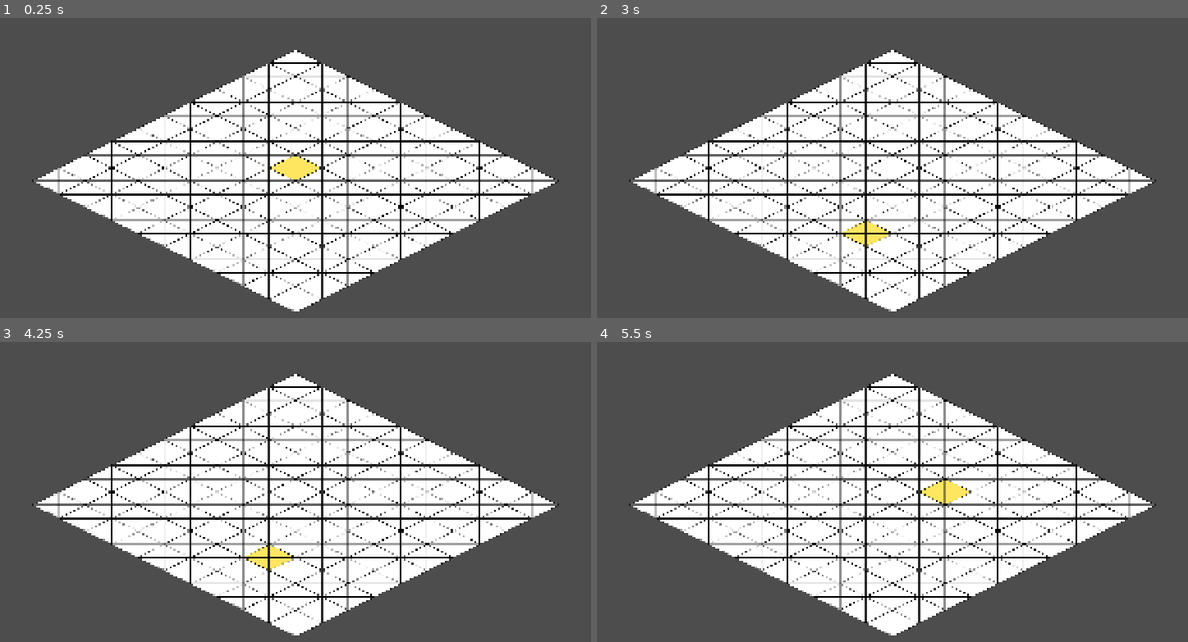
Above: before the commit, frames 1-4 (two rows, left to right).
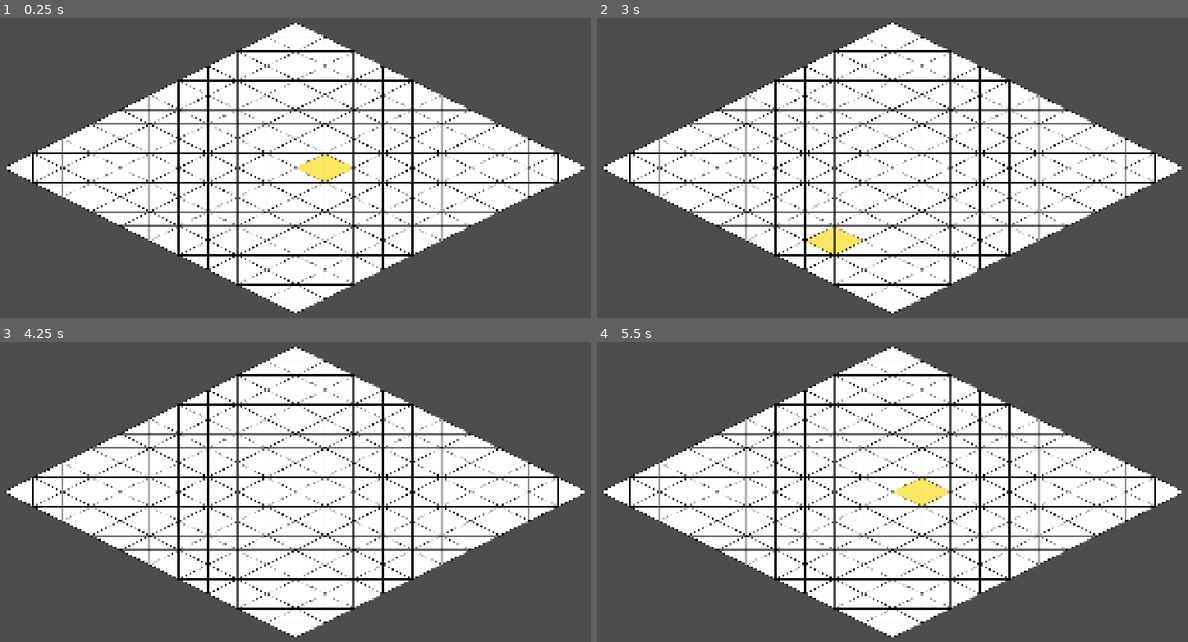
Above: after the commit, the same moments.

Repository: Nick-labs/TGS
Game: Godot game, scene res://scenes/map/Battle.tscn
The game is run twice, just before and just after one commit, with the same random seed, the same clock (stepped at 60 frames per second) and the same inputs.
Inputs (mouse positions are in pixels of both pictures, inside the frame that each line leads up to):
- Up to frame 1 (0.25 s): no input
- Up to frame 2 (3 s): tap Enter at 0.5, 2 s; move the mouse to (1034, 150) at 0.52 s; tap Space at 1.25, 2.75 s; move the mouse to (762, 186) at 1.27 s; move the mouse to (957, 87) at 2.02 s; move the mouse to (857, 243) at 2.77 s
- Up to frame 3 (4.25 s): tap Enter at 3.5 s; move the mouse to (490, 546) at 3.52 s
- Up to frame 4 (5.5 s): tap Space at 4.25 s; move the mouse to (697, 438) at 4.27 s; move the mouse to (927, 492) at 5.02 s

The runs differ from the first frame. In frame 1, 24% of the frame differs, in the area x 1-99%, y 1-99%; in frame 2, 24%; in frame 3, 23%; in frame 4, 23%.

Commit message:
improve tile selection

Diff:
--- a/scripts/map/Grid.gd
+++ b/scripts/map/Grid.gd
@@ -54,9 +54,31 @@
 
 	return result
 
-func highlight_cell(cell: Vector2i):
+func hide_highlight():
+	$HighlightTile.visible = false
+
+func show_highlight(cell: Vector2i):
 	var tile := get_tile(cell)
 	if tile == null:
 		return
 
-	$HighlightTile.global_position = tile.global_position
+	$HighlightTile.visible = true
+	$HighlightTile.position = tile.position
+
+func get_bounds() -> Rect2:
+	if tiles.is_empty():
+		return Rect2()
+
+	var min_pos: Vector2 = Vector2(INF, INF)
+	var max_pos: Vector2 = Vector2(-INF, -INF)
+
+	for tile in tiles.values():
+		var pos: Vector2 = tile.position
+
+		min_pos.x = min(min_pos.x, pos.x)
+		min_pos.y = min(min_pos.y, pos.y)
+
+		max_pos.x = max(max_pos.x, pos.x)
+		max_pos.y = max(max_pos.y, pos.y)
+
+	return Rect2(min_pos, max_pos - min_pos)
--- a/scripts/map/GridRoot.gd
+++ b/scripts/map/GridRoot.gd
@@ -13,23 +13,25 @@
 	if grid == null:
 		return
 
-	var viewport_size := get_viewport_rect().size
+	var viewport_size: Vector2 = get_viewport_rect().size
+	var available_size: Vector2 = viewport_size * (1.0 - padding_percent * 2.0)
 
-	var available_size := viewport_size * (1.0 - padding_percent * 2.0)
+	var bounds: Rect2 = grid.get_bounds()
 
-	var iso_config = grid.iso_config
+	var grid_size: Vector2 = bounds.size
 
-	var grid_width_px: float = (grid.width + grid.height) * float(iso_config.tile_width) * 0.5
-	var grid_height_px: float = (grid.width + grid.height) * float(iso_config.tile_height) * 0.5
-
-	var scale_x := available_size.x / grid_width_px
-	var scale_y := available_size.y / grid_height_px
+	var scale_x: float = available_size.x / grid_size.x
+	var scale_y: float = available_size.y / grid_size.y
 
 	var scale: float = min(scale_x, scale_y)
 
 	camera.zoom = Vector2(scale, scale)
 
-	center_grid()
+	center_on_bounds(bounds)
+
+func center_on_bounds(bounds: Rect2) -> void:
+	var center_local: Vector2 = bounds.position + bounds.size * 0.5
+	camera.global_position = grid.to_global(center_local)
 
 func center_grid() -> void:
 	var center := Vector2(
--- a/scripts/map/SelectionController.gd
+++ b/scripts/map/SelectionController.gd
@@ -20,5 +20,9 @@
 		on_cell_changed(cell)
 
 func on_cell_changed(cell: Vector2i):
+	if not grid.is_in_bounds(cell):
+		grid.hide_highlight()
+		return
+
 	print("Selected cell:", cell)
-	grid.highlight_cell(cell)
+	grid.show_highlight(cell)
